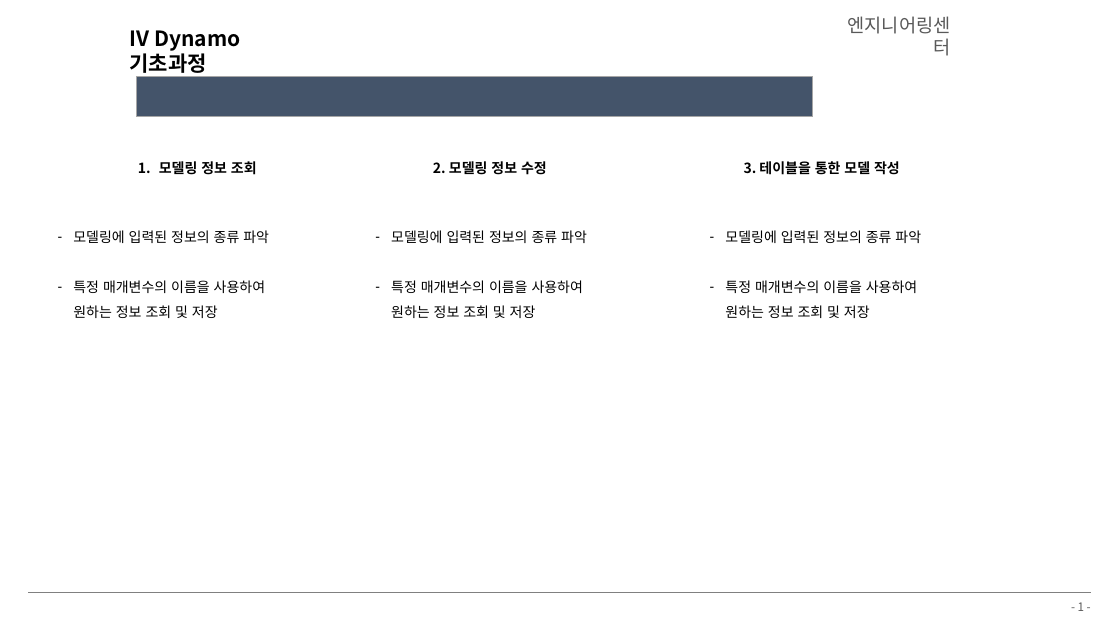
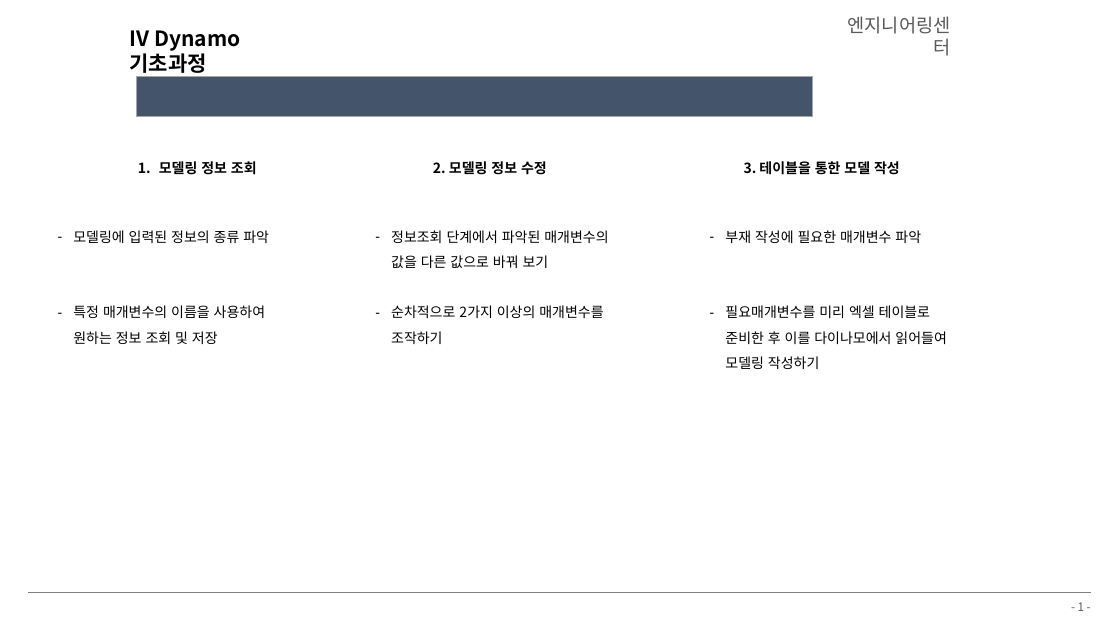
Before and after one commit to hnanmal/mQ, a slide deck: slide 1 of etc/documentum/2022_다이나모 교육계획.pptx. Drawn at 1120x630 pixels with LibreOffice and Linux fonts; fonts in the diff are those of the drawing; background and template pictures are left out. Boxes give left, top, right and bottom in pixels: in the first picture for what was removed or moved away, otherwise in the second. Text is boxed around its words. In the diff, an @@ line names an element or a change of style, - is before the commit and + after.

```diff
--- a/etc/documentum/2022_다이나모 교육계획.pptx
+++ b/etc/documentum/2022_다이나모 교육계획.pptx
@@ text "모델링에 입력된 정보의 종류 파악" rewrapped from [73,230,269,318] to [73,230,269,344] @@
@@ text at [391,230,608,344]: text changed @@
-– 모델링에 입력된 정보의 종류 파악
-– 특정 매개변수의 이름을 사용하여 원하는 정보 조회 및 저장
+– 정보조회 단계에서 파악된 매개변수의 값을 다른 값으로 바꿔 보기
+– 순차적으로 2가지 이상의 매개변수를 조작하기
@@ text at [725,230,946,369]: text changed @@
-– 모델링에 입력된 정보의 종류 파악
-– 특정 매개변수의 이름을 사용하여 원하는 정보 조회 및 저장
+– 부재 작성에 필요한 매개변수 파악
+– 필요매개변수를 미리 엑셀 테이블로 준비한 후 이를 다이나모에서 읽어들여 모델링 작성하기
```
Also in this commit, not shown: 1 other slide changed, 1 other file.
